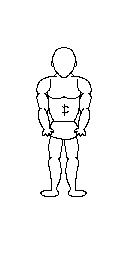
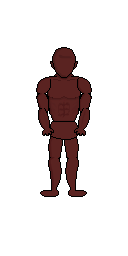
Layers edited between the first and the second 128px x 256px image:
painted on "head" over 50, 48, 78, 77
painted on "right_forearm" over 39, 108, 53, 137
painted on "right_arm" over 37, 78, 51, 116
painted on "left_forearm" over 75, 108, 89, 137
painted on "left_arm" over 77, 78, 91, 116
painted on "lower_torso" over 49, 122, 78, 139
painted on "torso" over 46, 73, 82, 133
painted on "right_foot" over 41, 190, 58, 196
painted on "right_calf" over 49, 157, 61, 190
painted on "right_leg" over 49, 126, 63, 165
painted on "left_foot" over 69, 190, 86, 196
painted on "left_calf" over 66, 157, 78, 190
painted on "left_leg" over 64, 126, 78, 165
